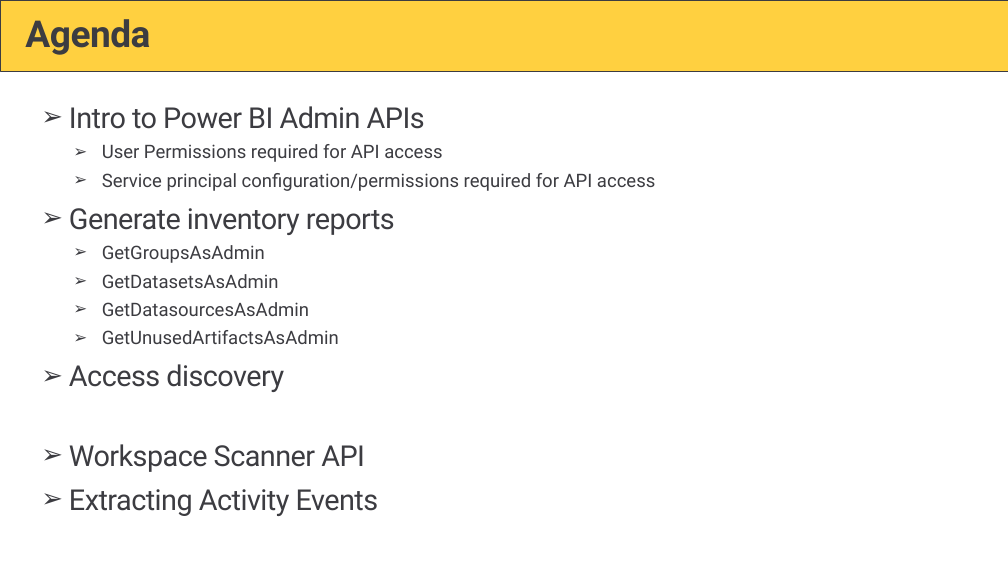
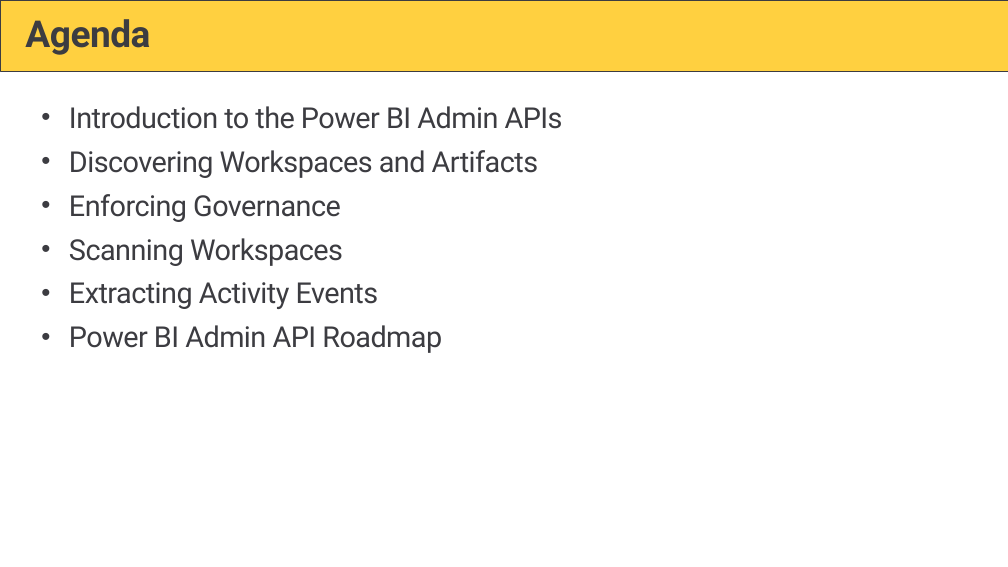
Before and after one commit to PowerBiDevCamp/Camp-Sessions, a slide deck: slide 4 of Session 19 - Managing Power BI using the Power BI Admin APIs.pptx. Drawn at 1008x567 pixels with LibreOffice and Linux fonts; fonts in the diff are those of the drawing; background and template pictures are left out. Boxes give left, top, right and bottom in pixels: in the first picture for what was removed or moved away, otherwise in the second. Text is boxed around its words. In the diff, an @@ line names an element or a change of style, - is before the commit and + after.

```diff
--- a/Session 19 - Managing Power BI using the Power BI Admin APIs.pptx
+++ b/Session 19 - Managing Power BI using the Power BI Admin APIs.pptx
@@ text at [69,106,563,266]: text changed; size 18 to 28 pt @@
-➢ Intro to Power BI Admin APIs
-  ➢ User Permissions required for API access
-  ➢ Service principal configuration/permissions required for API access
-➢ Generate inventory reports
-  ➢ GetGroupsAsAdmin
-  ➢ GetDatasetsAsAdmin
-  ➢ GetDatasourcesAsAdmin
-  ➢ GetUnusedArtifactsAsAdmin
-➢ Access discovery
-➢ Workspace Scanner API
+• Introduction to the Power BI Admin APIs
+• Discovering Workspaces and Artifacts
+• Enforcing Governance
+• Scanning Workspaces
@@ text at [69,282,379,309]: bullet ➢ to • @@
@@ text at [69,325,442,353]: paragraph added @@
+• Power BI Admin API Roadmap
```
Also in this commit, not shown: 1 other slide changed, 30 slides added.
